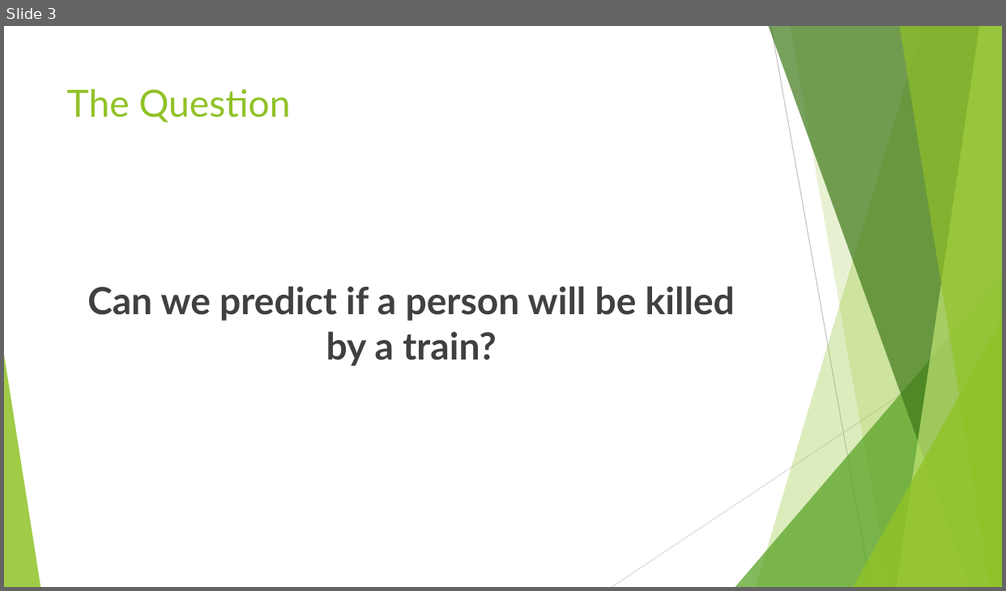
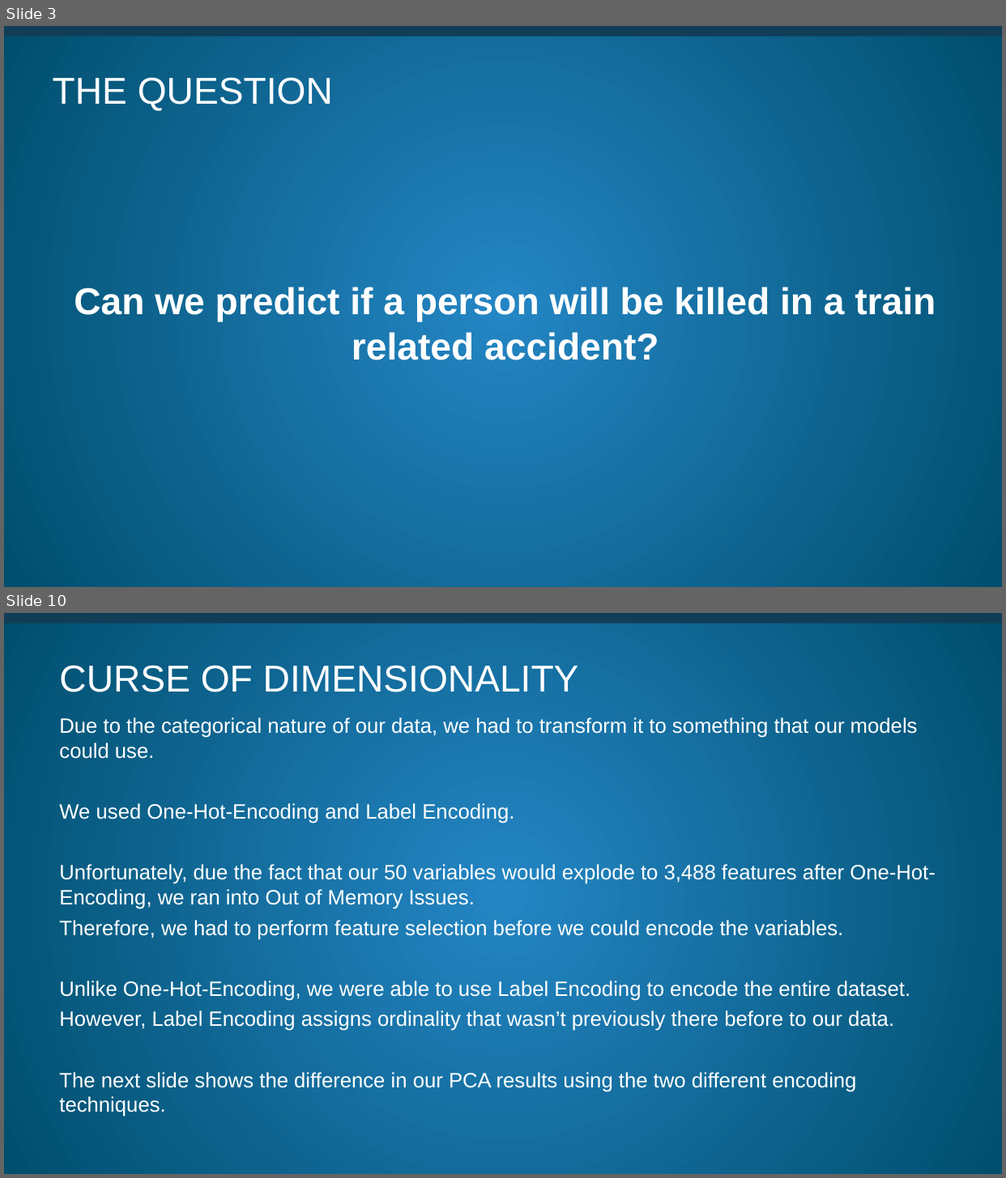
Before and after one commit to littlesiagoy/Springboard-Capstone-2, a slide deck: Capstone 2 Slidedeck.pptx. Shown one above the other, each under a label of ours: slide 3 before the commit, slides 3 and 10 after it; the slides between them are not shown. The pictures are 1006x591 and 1006x1178 pixels, drawn with LibreOffice and Linux fonts; fonts in the diff are those of the drawing. Boxes give left, top, right and bottom in pixels: in the first picture for what was removed or moved away, otherwise in the second. Text is boxed around its words. In the diff, an @@ line names an element or a change of style, - is before the commit and + after.

Commit message:
Fully incorporated LabelEncoding & Updated Slides and Report with results

```diff
--- a/Capstone 2 Slidedeck.pptx
+++ b/Capstone 2 Slidedeck.pptx
@@ slide 10 added at (4,613,1002,1174), background gradient #2486C4 to #004E6D; not listed: 2 template elements that a slide beside it also shows @@
@@ title added at (59,665,579,692), 36 pt, text #FFFFFF @@
+CURSE OF DIMENSIONALITY
@@ text added at (59,717,936,1117), 20 pt, text #FFFFFF @@
+  Due to the categorical nature of our data, we had to transform it to something that our models could use.
+  We used One-Hot-Encoding and Label Encoding.
+  Unfortunately, due the fact that our 50 variables would explode to 3,488 features after One-Hot-Encoding, we ran into Out of Memory Issues.
+  Therefore, we had to perform feature selection before we could encode the variables.
+  Unlike One-Hot-Encoding, we were able to use Label Encoding to encode the entire dataset.
+  However, Label Encoding assigns ordinality that wasn’t previously there before to our data.
+  The next slide shows the difference in our PCA results using the two different encoding techniques.
@@ slide 3 changed as well @@
@@ background #FFFFFF to gradient #2486C4 to #004E6D @@
@@ rectangle added at (4,26,1002,29), fill #B3E900 @@
@@ rectangle added at (4,26,1002,37), fill #113E56 @@
@@ title at (53,77,333,111): text changed; font Lato to Arial; text colour #90C226 to #FFFFFF @@
-The Question
+THE QUESTION
@@ text at (74,287,936,361): text changed; font Lato to Arial; text colour #404040 to #FFFFFF @@
-Can we predict if a person will be killed by a train?
+Can we predict if a person will be killed in a train related accident?
@@ group removed at (4,26,1002,587): 5 freeform shapes, 3 triangles, 2 lines @@
```
Also in this commit, not shown: 8 other slides changed, 5 other slides added, 4 slides removed, 9 other files.
